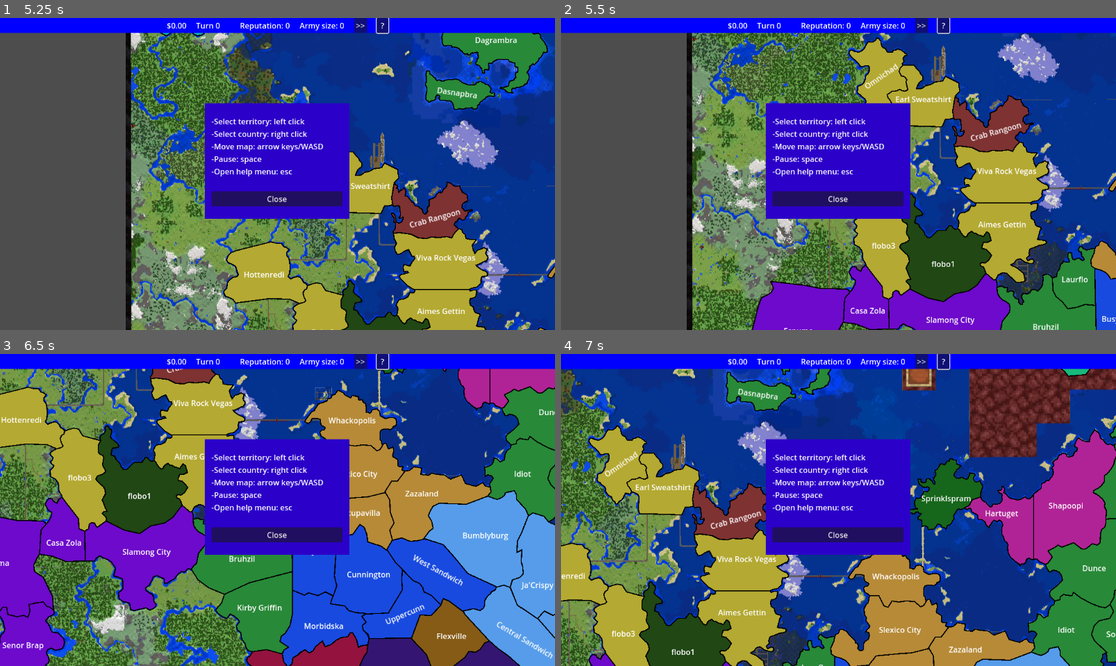
Above: before the commit, frames 1-4 (two rows, left to right).
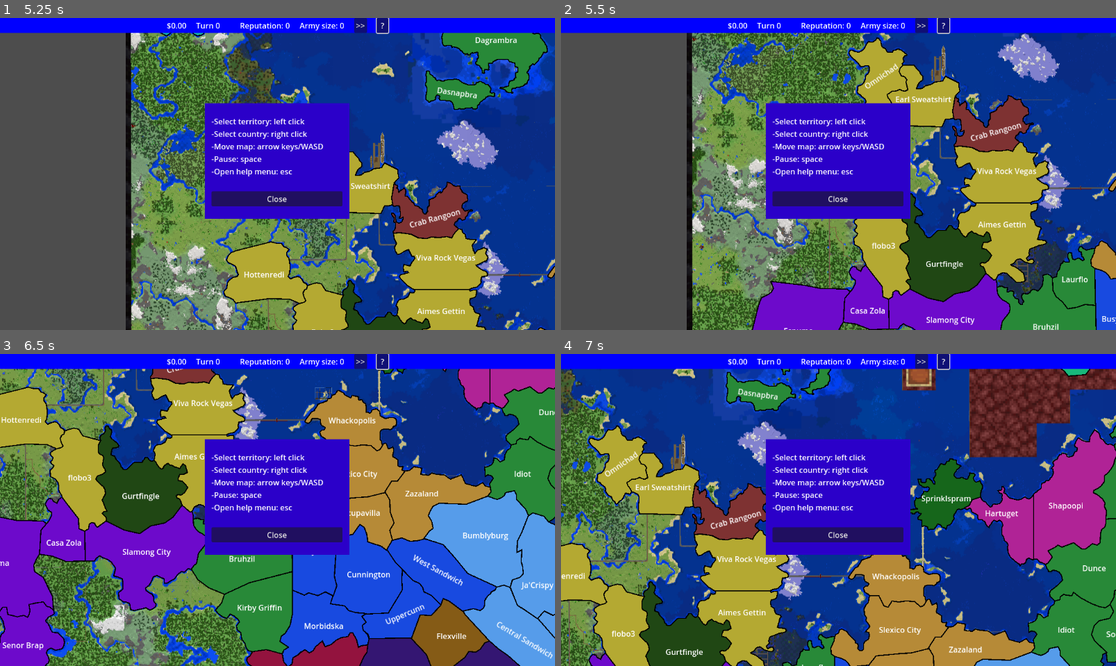
Above: after the commit, the same moments.

Repository: LN-Studios/silly-continent
Game: Godot game, scene res://scenes/root.tscn
The game is run twice, just before and just after one commit, with the same random seed, the same clock (stepped at 60 frames per second) and the same inputs.
Inputs (mouse positions are in pixels of both pictures, inside the frame that each line leads up to):
- Up to frame 1 (5.25 s): click ">>" at 0.5 s; click "?" at 1.25 s; tap Enter at 2 s; move the mouse to (249, 236) at 2.02 s; press the mouse at (249, 236) at 2.03 s; hold Up (up) 2.03-3.53 s; move the mouse to (444, 220) at 2.77 s; release the mouse at (444, 220) at 2.78 s; right-click (444, 220) at 2.85 s; move the mouse to (111, 127) at 3.52 s; hold Tab (tab) 3.53-4.28 s; hold Left (left) 3.53-5.03 s; move the mouse to (305, 174) at 4.27 s; tap Mouse wheel up (zoom-in) at 4.35 s; click (305, 174) at 4.42 s; move the mouse to (194, 96) at 5.02 s; hold Down (down) from 5.03 s (still down); tap Mouse wheel down (zoom-out) at 5.1 s
- Up to frame 2 (5.5 s): keep holding Down (down)
- Up to frame 3 (6.5 s): move the mouse to (288, 425) at 5.77 s; release Down (down) at 5.78 s; hold Right (right) from 5.78 s (still down); click (288, 425) at 5.85 s
- Up to frame 4 (7 s): move the mouse to (610, 410) at 6.52 s; release Right (right) at 6.53 s; hold Up (up) from 6.53 s (still down); hold Right mouse button (click-right) from 6.53 s (still down); click (610, 410) at 6.67 s

Frame 1 is identical in both runs. In frame 2, less than 0.1% of the frame differs, in the area x 65-73%, y 77-81%; in frame 3, 0.1%, in the area x 22-29%, y 44-48%; in frame 4, less than 0.1%.

Commit message:
remove territory classes/balance fixes

Diff:
--- a/silly-continent/class/territory.gd
+++ b/silly-continent/class/territory.gd
@@ -2,11 +2,11 @@
 
 var pop_change: float
 
-const tax_pop_scale = .0003
-const cost_dist_scale = .0001
-const cost_pop_scale = .005
-const pop_local_econ_scale = 0.333
-const pop_natl_econ_scale = 0.15
+const tax_pop_scale = .003
+const cost_dist_scale = .001
+const cost_pop_scale = .0005
+const pop_local_econ_scale = 0.5
+const pop_natl_econ_scale = 0.12
 
 var territ_data = {
 	name = "territory",
--- a/silly-continent/data/default/countries.json
+++ b/silly-continent/data/default/countries.json
@@ -114,7 +114,7 @@
         "name": "Fiesta Taxes",
         "color_rgb": [158, 102, 34],
         "govt_id": 4,
-        "capital_id": 11,
+        "capital_id": 57,
         "balance": 10.00,
         "approval": 10,
         "reputation": 10
--- a/silly-continent/data/default/territs.json
+++ b/silly-continent/data/default/territs.json
@@ -512,7 +512,7 @@
     },
     {
         "id": 74,
-        "name": "flobo1",
+        "name": "Gurtfingle",
         "population": 200,
         "country_id": 25,
         "terrain_id": 1
--- a/silly-continent/events/pop_boom.gd
+++ b/silly-continent/events/pop_boom.gd
@@ -17,8 +17,8 @@
 	data.merge(in_data, true)
 	super(data)
 
-func can_activate(_turn: int) -> bool:
-	return (randi_range(0, 3) == 0)
+func can_activate(turn: int) -> bool:
+	return (turn > 1 && randi_range(0, 3) == 0)
 
 func activate():
 	var valid_territs = Filter.filter_array(Lib.territs.values(), is_valid)
--- a/silly-continent/scenes/popup.tscn
+++ b/silly-continent/scenes/popup.tscn
@@ -29,8 +29,8 @@
 anchor_bottom = 1.0
 offset_left = 4.0
 offset_top = 4.0
-offset_right = 156.0
-offset_bottom = 396.0
+offset_right = -4.0
+offset_bottom = -4.0
 grow_horizontal = 2
 grow_vertical = 2
 color = Color(0.168561, 1.54018e-06, 0.787564, 1)
--- a/silly-continent/territories/autobot_city.gd
+++ /dev/null
@@ -1,6 +0,0 @@
-extends "res://class/territory.gd"
-
-func _ready() -> void:
-	super()
-	SignalBus.spawn_exodus.connect(spawn_exodus)
-	SignalBus.end_spawn_exodus.connect(end_spawn_exodus)
--- a/silly-continent/territories/cagliostro.gd
+++ /dev/null
@@ -1,10 +0,0 @@
-extends "res://class/territory.gd"
-
-func _ready() -> void:
-	super()
-	SignalBus.spawn_exodus.connect(spawn_exodus)
-	SignalBus.end_spawn_exodus.connect(end_spawn_exodus)
-
-func spawn_exodus(rate):
-	super(rate)
-	popMod.set_const("Spawn Exodus", rate * -1.0)
--- a/silly-continent/territories/cummington.gd
+++ /dev/null
@@ -1,6 +0,0 @@
-extends "res://class/territory.gd"
-
-func _ready() -> void:
-	super()
-	SignalBus.spawn_exodus.connect(spawn_exodus)
-	SignalBus.end_spawn_exodus.connect(end_spawn_exodus)
--- a/silly-continent/territories/default.gd
+++ /dev/null
@@ -1 +0,0 @@
-extends "res://class/territory.gd"
--- a/silly-continent/territories/doofania.gd
+++ /dev/null
@@ -1,10 +0,0 @@
-extends "res://class/territory.gd"
-
-func _ready() -> void:
-	super()
-	SignalBus.spawn_exodus.connect(spawn_exodus)
-	SignalBus.end_spawn_exodus.connect(end_spawn_exodus)
-
-func spawn_exodus(rate):
-	super(rate)
-	popMod.set_const("Spawn Exodus", rate * -5)
--- a/silly-continent/territories/map.gd
+++ /dev/null
@@ -1,10 +0,0 @@
-extends "res://class/territory.gd"
-
-func _ready() -> void:
-	super()
-	SignalBus.spawn_exodus.connect(spawn_exodus)
-	SignalBus.end_spawn_exodus.connect(end_spawn_exodus)
-
-func spawn_exodus(rate):
-	super(rate)
-	popMod.set_const("Spawn Exodus", rate * -0.5)
--- a/silly-continent/territories/mudtown.gd
+++ /dev/null
@@ -1,10 +0,0 @@
-extends "res://class/territory.gd"
-
-func _ready() -> void:
-	super()
-	SignalBus.spawn_exodus.connect(spawn_exodus)
-	SignalBus.end_spawn_exodus.connect(end_spawn_exodus)
-
-func spawn_exodus(rate):
-	super(rate)
-	popMod.set_const("Spawn Exodus", rate * -0.5)
--- a/silly-continent/territories/petoria.gd
+++ /dev/null
@@ -1,10 +0,0 @@
-extends "res://class/territory.gd"
-
-func _ready() -> void:
-	super()
-	SignalBus.spawn_exodus.connect(spawn_exodus)
-	SignalBus.end_spawn_exodus.connect(end_spawn_exodus)
-
-func spawn_exodus(rate):
-	super(rate)
-	popMod.set_const("Spawn Exodus", rate * -2.5)
--- a/silly-continent/territories/pootopia.gd
+++ /dev/null
@@ -1,10 +0,0 @@
-extends "res://class/territory.gd"
-
-func _ready() -> void:
-	super()
-	SignalBus.spawn_exodus.connect(spawn_exodus)
-	SignalBus.end_spawn_exodus.connect(end_spawn_exodus)
-
-func spawn_exodus(rate):
-	super(rate)
-	popMod.set_const("Spawn Exodus", rate * -1.5)
--- a/silly-continent/territories/slamongflobo_city.gd
+++ /dev/null
@@ -1,6 +0,0 @@
-extends "res://class/territory.gd"
-
-func _ready() -> void:
-	super()
-	SignalBus.spawn_exodus.connect(spawn_exodus)
-	SignalBus.end_spawn_exodus.connect(end_spawn_exodus)
--- a/silly-continent/territories/squam.gd
+++ /dev/null
@@ -1,6 +0,0 @@
-extends "res://class/territory.gd"
-
-func _ready() -> void:
-	super()
-	SignalBus.spawn_exodus.connect(spawn_exodus)
-	SignalBus.end_spawn_exodus.connect(end_spawn_exodus)
